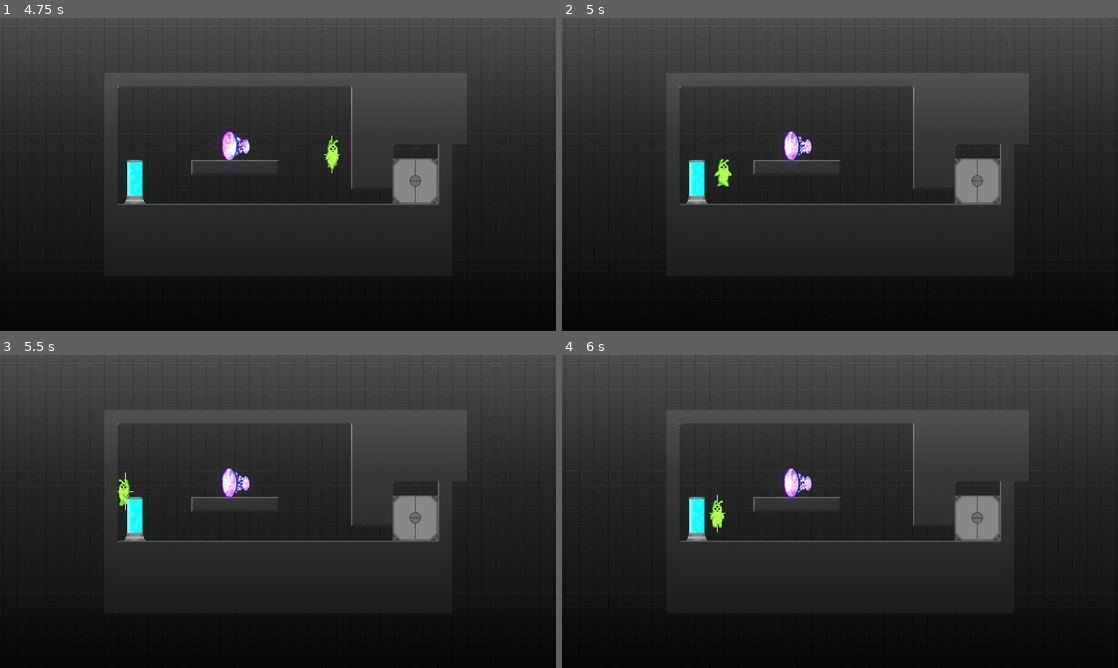
Above: before the commit, frames 1-4 (two rows, left to right).
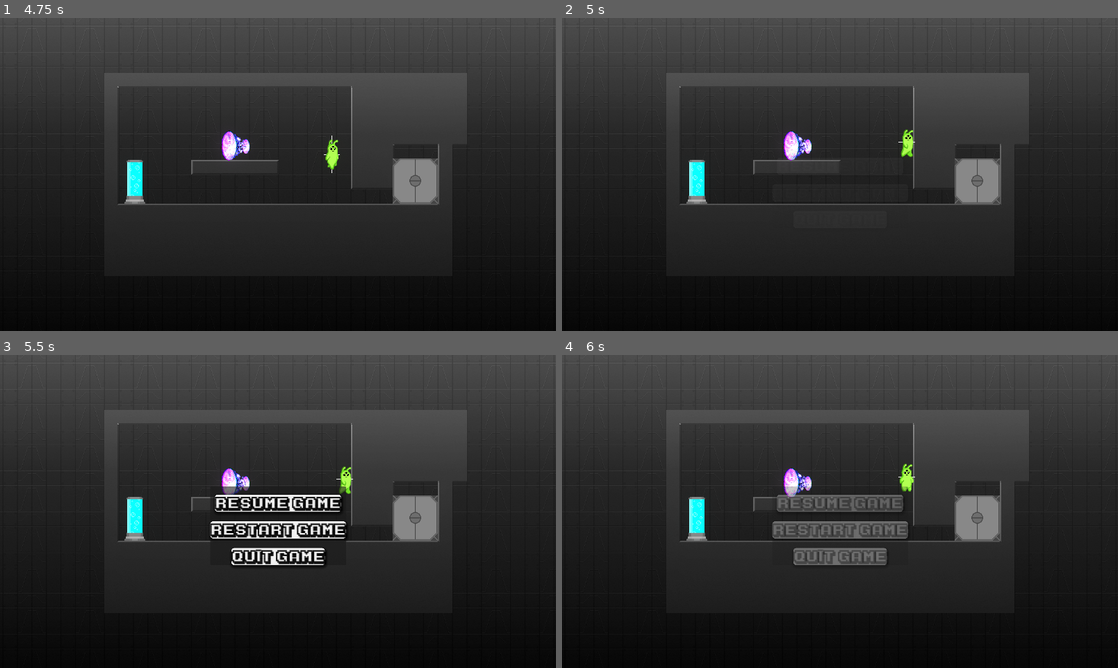
Above: after the commit, the same moments.

Repository: gustavcorpas/GMTK2024
Game: Godot game, scene res://scenes/gameplay/main_menu.tscn
The game is run twice, just before and just after one commit, with the same random seed, the same clock (stepped at 60 frames per second) and the same inputs. Sound files missing from this copy of the repository are replaced by a short silence.
Inputs (mouse positions are in pixels of both pictures, inside the frame that each line leads up to):
- Up to frame 1 (4.75 s): click "Start Game" at 0.5 s; tap Enter (restart) at 1.25 s; move the mouse to (400, 158) at 1.27 s; hold E (interact) 1.28-2.03 s; hold D (right) 1.28-2.78 s; tap W (jump) at 1.52, 2.27, 3.77, 4.52 s; move the mouse to (166, 190) at 2.02 s; tap Space (shoot) at 2.1, 3.6 s; move the mouse to (333, 105) at 2.77 s; hold A (left) 2.78-3.53 s; hold E (interact) 2.78-3.53 s; move the mouse to (250, 237) at 3.52 s; hold D (right) from 3.53 s (still down); move the mouse to (444, 221) at 4.27 s; hold E (interact) from 4.28 s (still down)
- Up to frame 2 (5 s): keep holding D (right); keep holding E (interact); tap Escape (Escape, bound only before the commit) at 4.9 s
- Up to frame 3 (5.5 s): move the mouse to (111, 464) at 5.02 s; release D (right) at 5.03 s; release E (interact) at 5.03 s; hold A (left) from 5.03 s (still down); tap Space (shoot) at 5.1 s; tap W (jump) at 5.27 s
- Up to frame 4 (6 s): tap Enter (restart) at 5.65 s; release A (left) at 5.75 s; click (840, 502) at 5.75 s, where only the run after the commit has a clickable "Resume Game"

Frame 1 is identical in both runs. In frame 2, 0.6% of the frame differs, in the area x 27-64%, y 35-54%; in frame 3, 3.4%; in frame 4, 3.7%, in the area x 26-64%, y 34-68%.
Error before the commit: Invalid assignment of property or key 'pause' with value of type 'bool' on a base object of type 'SceneTree'. (res://scenes/gameplay/pausemenu.gd:7)

Commit message:
Added functionally pause menu
- Issues: after intereacting with resume it leave a white banner.

Diff:
--- a/src/project.godot
+++ b/src/project.godot
@@ -79,11 +79,10 @@
 }
 restart={
 "deadzone": 0.5,
-"events": [Object(InputEventKey,"resource_local_to_scene":fa …(146 unchanged characters)… se,"keycode":0,"physical_keycode":4194305,"key_label":0,"unicode":0,"location":0,"echo":false,"script":null)
-, Object(InputEventKey,"resource_local_to_scene":false,"resource_name":"","device":-1,"window_id":0,"alt_pressed":false,"shift_pressed":false,"ctrl_pressed":false,"meta_pressed":false,"pressed":false,"keycode":0,"physical_keycode":4194309,"key_label":0,"unicode":0,"location":0,"echo":false,"script":null)
+"events": [Object(InputEventKey,"resource_local_to_scene":fa …(146 unchanged characters)… se,"keycode":0,"physical_keycode":4194309,"key_label":0,"unicode":0,"location":0,"echo":false,"script":null)
 ]
 }
-Escape={
+Esc={
 "deadzone": 0.5,
 "events": [Object(InputEventKey,"resource_local_to_scene":false,"resource_name":"","device":0,"window_id":0,"alt_presse …(194 unchanged characters)…
 ]
--- a/src/scenes/GameLevels/Lvl1.tscn
+++ b/src/scenes/GameLevels/Lvl1.tscn
@@ -57,3 +57,4 @@
 [node name="CanvasLayer" type="CanvasLayer" parent="."]
 
 [node name="Pausemenu" parent="CanvasLayer" instance=ExtResource("10_a6m0q")]
+metadata/_edit_use_anchors_ = true
--- a/src/scenes/GameLevels/Lvl2.tscn
+++ b/src/scenes/GameLevels/Lvl2.tscn
@@ -8,6 +8,7 @@
 [ext_resource type="PackedScene" uid="uid://d0ck0e6i26joy" path="res://scenes/gameplay/portals/size_portal.tscn" id="6_vvwsl"]
 [ext_resource type="Texture2D" uid="uid://bwj8ra5qrgc44" path="res://assets/art/dark-gradient.png" id="7_om52v"]
 [ext_resource type="PackedScene" uid="uid://ciwwgbhc531ka" path="res://scenes/world_environment.tscn" id="8_ma6b7"]
+[ext_resource type="PackedScene" uid="uid://cyv0xrdfge1ab" path="res://scenes/gameplay/Pausemenu.tscn" id="9_h3rif"]
 
 [node name="GameScene" type="Node2D"]
 
@@ -48,3 +49,8 @@
 texture = ExtResource("7_om52v")
 
 [node name="WorldEnvironment" parent="." instance=ExtResource("8_ma6b7")]
+
+[node name="CanvasLayer" type="CanvasLayer" parent="."]
+
+[node name="Pausemenu" parent="CanvasLayer" instance=ExtResource("9_h3rif")]
+metadata/_edit_use_anchors_ = true
--- a/src/scenes/gameplay/Pausemenu.tscn
+++ b/src/scenes/gameplay/Pausemenu.tscn
@@ -1,7 +1,6 @@
-[gd_scene load_steps=13 format=3 uid="uid://cyv0xrdfge1ab"]
+[gd_scene load_steps=12 format=3 uid="uid://cyv0xrdfge1ab"]
 
 [ext_resource type="FontFile" uid="uid://hv7o127tt81v" path="res://assets/art/UI assets/Fonts/ka1.ttf" id="1_18588"]
-[ext_resource type="Theme" uid="uid://cx8vqo4p2u01h" path="res://assets/art/UI assets/Images_ui_placeholders/SettingTheme.tres" id="1_d5eqr"]
 [ext_resource type="Shader" path="res://scenes/gameplay/Pausemenu.gdshader" id="1_maj7t"]
 [ext_resource type="Script" path="res://scenes/gameplay/pausemenu.gd" id="1_ntn73"]
 
@@ -41,56 +40,118 @@
 [sub_resource type="Animation" id="Animation_s6q7d"]
 resource_name = "Blur_screen"
 length = 0.3
-tracks/0/type = "value"
+tracks/0/type = "bezier"
 tracks/0/imported = false
 tracks/0/enabled = true
 tracks/0/path = NodePath("ColorRect:material:shader_parameter/lod")
 tracks/0/interp = 1
 tracks/0/loop_wrap = true
 tracks/0/keys = {
-"times": PackedFloat32Array(0, 0.3),
-"transitions": PackedFloat32Array(1, 1),
-"update": 0,
-"values": [0.0, 0.745]
-}
-tracks/1/type = "value"
+"handle_modes": PackedInt32Array(0, 0),
+"points": PackedFloat32Array(0, -0.15, 0, 0.15, 0, 0.8, -0.15, 0, 0.15, 0),
+"times": PackedFloat32Array(0, 0.3)
+}
+tracks/1/type = "bezier"
 tracks/1/imported = false
 tracks/1/enabled = true
-tracks/1/path = NodePath("PanelContainer:modulate")
+tracks/1/path = NodePath("PanelContainer:modulate:r")
 tracks/1/interp = 1
 tracks/1/loop_wrap = true
 tracks/1/keys = {
-"times": PackedFloat32Array(0, 0.3),
-"transitions": PackedFloat32Array(1, 1),
-"update": 0,
-"values": [Color(1, 1, 1, 0), Color(1, 1, 1, 1)]
+"handle_modes": PackedInt32Array(0, 0),
+"points": PackedFloat32Array(1, -0.15, 0, 0.15, 0, 1, -0.15, 0, 0.15, 0),
+"times": PackedFloat32Array(0, 0.3)
+}
+tracks/2/type = "bezier"
+tracks/2/imported = false
+tracks/2/enabled = true
+tracks/2/path = NodePath("PanelContainer:modulate:g")
+tracks/2/interp = 1
+tracks/2/loop_wrap = true
+tracks/2/keys = {
+"handle_modes": PackedInt32Array(0, 0),
+"points": PackedFloat32Array(1, -0.15, 0, 0.15, 0, 1, -0.15, 0, 0.15, 0),
+"times": PackedFloat32Array(0, 0.3)
+}
+tracks/3/type = "bezier"
+tracks/3/imported = false
+tracks/3/enabled = true
+tracks/3/path = NodePath("PanelContainer:modulate:b")
+tracks/3/interp = 1
+tracks/3/loop_wrap = true
+tracks/3/keys = {
+"handle_modes": PackedInt32Array(0, 0),
+"points": PackedFloat32Array(1, -0.15, 0, 0.15, 0, 1, -0.15, 0, 0.15, 0),
+"times": PackedFloat32Array(0, 0.3)
+}
+tracks/4/type = "bezier"
+tracks/4/imported = false
+tracks/4/enabled = true
+tracks/4/path = NodePath("PanelContainer:modulate:a")
+tracks/4/interp = 1
+tracks/4/loop_wrap = true
+tracks/4/keys = {
+"handle_modes": PackedInt32Array(0, 0),
+"points": PackedFloat32Array(0, -0.15, 0, 0.15, 0, 1, -0.15, 0, 0.15, 0),
+"times": PackedFloat32Array(0, 0.3)
 }
 
 [sub_resource type="Animation" id="Animation_om57t"]
 length = 0.001
-tracks/0/type = "value"
+tracks/0/type = "bezier"
 tracks/0/imported = false
 tracks/0/enabled = true
 tracks/0/path = NodePath("ColorRect:material:shader_parameter/lod")
 tracks/0/interp = 1
 tracks/0/loop_wrap = true
 tracks/0/keys = {
-"times": PackedFloat32Array(0),
-"transitions": PackedFloat32Array(1),
-"update": 0,
-"values": [0.0]
-}
-tracks/1/type = "value"
+"handle_modes": PackedInt32Array(0),
+"points": PackedFloat32Array(0, -0.15, 0, 0.15, 0),
+"times": PackedFloat32Array(0)
+}
+tracks/1/type = "bezier"
 tracks/1/imported = false
 tracks/1/enabled = true
-tracks/1/path = NodePath("PanelContainer:modulate")
+tracks/1/path = NodePath("PanelContainer:modulate:r")
 tracks/1/interp = 1
 tracks/1/loop_wrap = true
 tracks/1/keys = {
-"times": PackedFloat32Array(0),
-"transitions": PackedFloat32Array(1),
-"update": 0,
-"values": [Color(1, 1, 1, 0)]
+"handle_modes": PackedInt32Array(0),
+"points": PackedFloat32Array(1, -0.15, 0, 0.15, 0),
+"times": PackedFloat32Array(0)
+}
+tracks/2/type = "bezier"
+tracks/2/imported = false
+tracks/2/enabled = true
+tracks/2/path = NodePath("PanelContainer:modulate:g")
+tracks/2/interp = 1
+tracks/2/loop_wrap = true
+tracks/2/keys = {
+"handle_modes": PackedInt32Array(0),
+"points": PackedFloat32Array(1, -0.15, 0, 0.15, 0),
+"times": PackedFloat32Array(0)
+}
+tracks/3/type = "bezier"
+tracks/3/imported = false
+tracks/3/enabled = true
+tracks/3/path = NodePath("PanelContainer:modulate:b")
+tracks/3/interp = 1
+tracks/3/loop_wrap = true
+tracks/3/keys = {
+"handle_modes": PackedInt32Array(0),
+"points": PackedFloat32Array(1, -0.15, 0, 0.15, 0),
+"times": PackedFloat32Array(0)
+}
+tracks/4/type = "bezier"
+tracks/4/imported = false
+tracks/4/enabled = true
+tracks/4/path = NodePath("PanelContainer:modulate:a")
+tracks/4/interp = 1
+tracks/4/loop_wrap = true
+tracks/4/keys = {
+"handle_modes": PackedInt32Array(0),
+"points": PackedFloat32Array(0, -0.15, 0, 0.15, 0),
+"times": PackedFloat32Array(0)
 }
 
 [sub_resource type="AnimationLibrary" id="AnimationLibrary_l41m0"]
@@ -110,6 +171,7 @@
 script = ExtResource("1_ntn73")
 
 [node name="ColorRect" type="ColorRect" parent="."]
+visible = false
 material = SubResource("ShaderMaterial_7ymr4")
 layout_mode = 1
 anchors_preset = 15
@@ -126,19 +188,17 @@
 anchor_top = 0.5
 anchor_right = 0.5
 anchor_bottom = 0.5
-offset_left = -280.5
-offset_top = -143.5
-offset_right = 280.5
-offset_bottom = 143.5
+offset_left = -234.0
+offset_top = -86.0
+offset_right = 234.0
+offset_bottom = 185.0
 grow_horizontal = 2
 grow_vertical = 2
-theme = ExtResource("1_d5eqr")
-
-[node name="VBoxContainer" type="VBoxContainer" parent="PanelContainer"]
-layout_mode = 2
-theme_override_constants/separation = 44
-
-[node name="Resume" type="Button" parent="PanelContainer/VBoxContainer"]
+
+[node name="VBoxContainer2" type="VBoxContainer" parent="PanelContainer"]
+layout_mode = 2
+
+[node name="Resume" type="Button" parent="PanelContainer/VBoxContainer2"]
 layout_mode = 2
 size_flags_horizontal = 4
 size_flags_vertical = 10
@@ -153,7 +213,7 @@
 theme_override_styles/normal = SubResource("StyleBoxFlat_281vk")
 text = "Resume Game"
 
-[node name="Restart" type="Button" parent="PanelContainer/VBoxContainer"]
+[node name="Restart" type="Button" parent="PanelContainer/VBoxContainer2"]
 layout_mode = 2
 size_flags_horizontal = 4
 size_flags_vertical = 10
@@ -169,7 +229,7 @@
 text = "Restart Game
 "
 
-[node name="Quit" type="Button" parent="PanelContainer/VBoxContainer"]
+[node name="Quit" type="Button" parent="PanelContainer/VBoxContainer2"]
 layout_mode = 2
 size_flags_horizontal = 4
 size_flags_vertical = 10
@@ -185,11 +245,12 @@
 text = "Quit game
 "
 
-[node name="AnimationPlayer" type="AnimationPlayer" parent="."]
+[node name="Animationpause" type="AnimationPlayer" parent="."]
+unique_name_in_owner = true
 libraries = {
 "": SubResource("AnimationLibrary_l41m0")
 }
 
-[connection signal="pressed" from="PanelContainer/VBoxContainer/Resume" to="." method="_on_resume_pressed"]
-[connection signal="pressed" from="PanelContainer/VBoxContainer/Restart" to="." method="_on_restart_pressed"]
-[connection signal="pressed" from="PanelContainer/VBoxContainer/Quit" to="." method="_on_quit_pressed"]
+[connection signal="pressed" from="PanelContainer/VBoxContainer2/Resume" to="." method="_on_resume_pressed"]
+[connection signal="pressed" from="PanelContainer/VBoxContainer2/Restart" to="." method="_on_restart_pressed"]
+[connection signal="pressed" from="PanelContainer/VBoxContainer2/Quit" to="." method="_on_quit_pressed"]
--- a/src/scenes/gameplay/pausemenu.gd
+++ b/src/scenes/gameplay/pausemenu.gd
@@ -1,34 +1,37 @@
 extends Control
 
+@onready var optionsMenu = preload("res://scenes/gameplay/Pausemenu.tscn")
+
 func _ready():
-	$AnimationPlayer.play("RESET")
+	$Animationpause.play("RESET")
 
 func resume():
-	get_tree().pause = false
-	$AnimationPlayer.play_backwards("Blur_screen")
+	get_tree().paused = false
+	$Animationpause.play_backwards("Blur_screen")
 
 func pause():
-	get_tree().pause = true
-	$AnimationPlayer.play("Blur_screen")
+	get_tree().paused = true
+	$Animationpause.play("Blur_screen")
 
 func PressEcs():
-	if Input.is_action_just_pressed("Escape") and get_tree().paused == false:
+	if Input.is_action_just_pressed("Esc") and !get_tree().paused:
 		pause()
-	elif Input.is_action_just_pressed("Escape") and get_tree().paused == true:
+	elif Input.is_action_just_pressed("Esc") and get_tree().paused:
 		resume()
-
 
 func _on_resume_pressed():
 	resume()
-
 
 func _on_restart_pressed():
 	resume()
 	get_tree().reload_current_scene()
 
-
 func _on_quit_pressed():
-	get_tree().change_scene_to_file("res://assets/audio/menutheme.tscn")
+	get_tree().quit()
 
 func _process(delta):
 	PressEcs()
+
+func _on_options_pressed():
+	resume()
+	get_tree().change_scene_to_file("res://scenes/gameplay/Pausemenu.tscn")
Not shown: 1 places in src/scenes/GameLevels/Lvl2.tscn that only renumber resources
